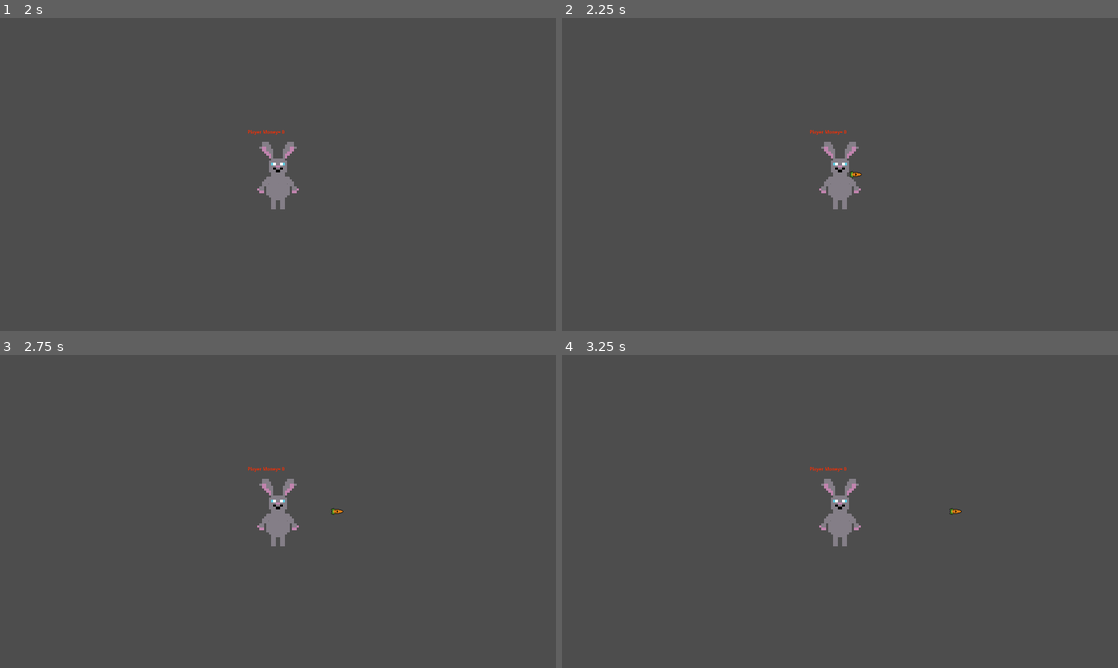
Above: before the commit, frames 1-4 (two rows, left to right).
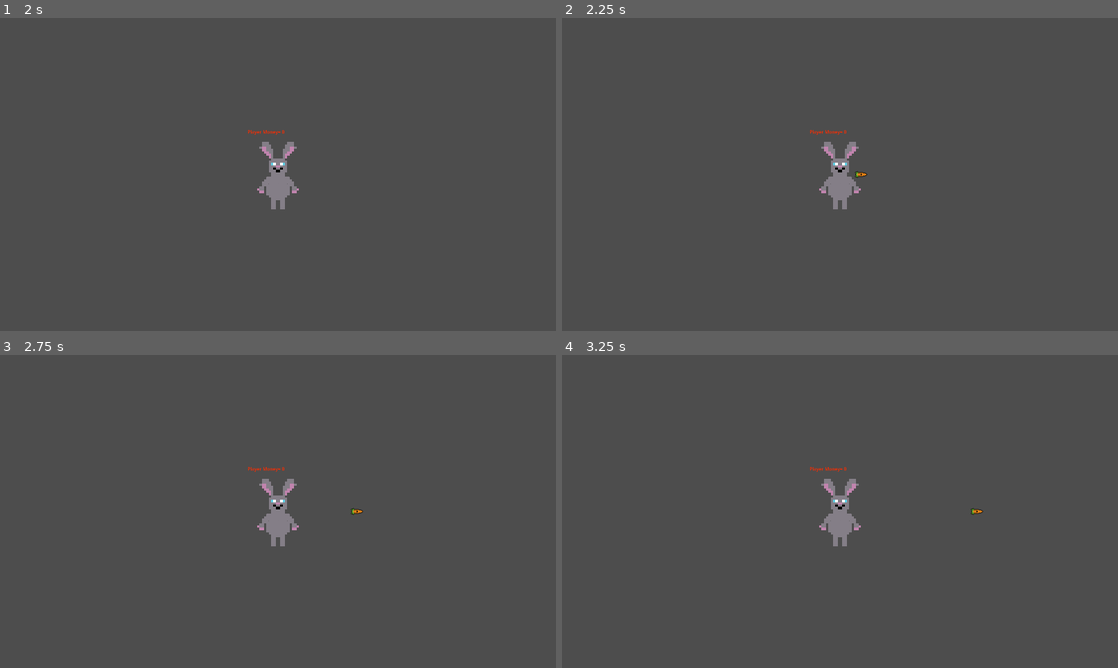
Above: after the commit, the same moments.

Repository: MNasert/Testgame_2
Game: Godot game, scene res://MenuScreens/MainMenu.tscn
Same seed, same stepped clock (60 frames per second), same inputs: the game is played once before the commit and once after it.
Inputs:
- Up to frame 1 (2 s): click "Level Selection" at 0.5 s; click "Level1" at 1.25 s
- Up to frame 2 (2.25 s): tap Enter at 2 s; hold D (right) from 2.03 s (still down); hold Space (shoot) from 2.03 s (still down)
- Up to frame 3 (2.75 s): keep holding D (right); keep holding Space (shoot)
- Up to frame 4 (3.25 s): release D (right) at 2.78 s; release Space (shoot) at 2.78 s; hold S (down) from 2.78 s (still down); tap Space (shoot) at 2.85 s

Frame 1 is identical in both runs. In frame 2, less than 0.1% of the frame differs, in the area x 51-55%, y 48-52%; in frame 3, less than 0.1%, in the area x 59-66%, y 48-52%; in frame 4, less than 0.1%.
Error after the commit: Invalid call to function 'is_playing' in base 'AnimatedSprite2D'. Expected 0 arguments. (res://Entities/Player.gd:42)

Commit message:
asdasda

Diff:
--- a/Entities/Player.gd
+++ b/Entities/Player.gd
@@ -37,6 +37,10 @@
 	if inputs[3]:
 		movevec.x += 1
 		$Body.flip_h = false
+	if not (inputs[2] or inputs[3]):
+		$Body.play("default")
+	elif not $Body.is_playing("walking"):
+		$Body.play("walking")
 	self.position += movevec * self.speed * delta
 
 func shoot(inputs: Array[bool]):
--- a/Graphics/Animations/Player.tres
+++ b/Graphics/Animations/Player.tres
@@ -1,6 +1,7 @@
-[gd_resource type="SpriteFrames" load_steps=7 format=3 uid="uid://cylcer5ribpdn"]
+[gd_resource type="SpriteFrames" load_steps=17 format=3 uid="uid://cylcer5ribpdn"]
 
 [ext_resource type="Texture2D" uid="uid://j6ua28qokx1a" path="res://Graphics/Animations/Data/Playerthing/playathing-Sheet.png" id="1_d0m41"]
+[ext_resource type="Texture2D" uid="uid://n8c58k0c5t5l" path="res://Graphics/Animations/Data/Playerthing/playathingwalking-Sheet.png" id="2_oq7hp"]
 
 [sub_resource type="AtlasTexture" id="AtlasTexture_op2n8"]
 atlas = ExtResource("1_d0m41")
@@ -21,6 +22,42 @@
 [sub_resource type="AtlasTexture" id="AtlasTexture_s2fb5"]
 atlas = ExtResource("1_d0m41")
 region = Rect2(2048, 0, 512, 512)
+
+[sub_resource type="AtlasTexture" id="AtlasTexture_k1jwm"]
+atlas = ExtResource("2_oq7hp")
+region = Rect2(0, 0, 512, 512)
+
+[sub_resource type="AtlasTexture" id="AtlasTexture_eol2a"]
+atlas = ExtResource("2_oq7hp")
+region = Rect2(512, 0, 512, 512)
+
+[sub_resource type="AtlasTexture" id="AtlasTexture_wlbir"]
+atlas = ExtResource("2_oq7hp")
+region = Rect2(1024, 0, 512, 512)
+
+[sub_resource type="AtlasTexture" id="AtlasTexture_bdqd6"]
+atlas = ExtResource("2_oq7hp")
+region = Rect2(1536, 0, 512, 512)
+
+[sub_resource type="AtlasTexture" id="AtlasTexture_ybwb2"]
+atlas = ExtResource("2_oq7hp")
+region = Rect2(2048, 0, 512, 512)
+
+[sub_resource type="AtlasTexture" id="AtlasTexture_8npqq"]
+atlas = ExtResource("2_oq7hp")
+region = Rect2(2560, 0, 512, 512)
+
+[sub_resource type="AtlasTexture" id="AtlasTexture_yca1c"]
+atlas = ExtResource("2_oq7hp")
+region = Rect2(3072, 0, 512, 512)
+
+[sub_resource type="AtlasTexture" id="AtlasTexture_bb83i"]
+atlas = ExtResource("2_oq7hp")
+region = Rect2(3584, 0, 512, 512)
+
+[sub_resource type="AtlasTexture" id="AtlasTexture_g4g25"]
+atlas = ExtResource("2_oq7hp")
+region = Rect2(4096, 0, 512, 512)
 
 [resource]
 animations = [{
@@ -43,4 +80,36 @@
 "loop": true,
 "name": &"default",
 "speed": 10.0
+}, {
+"frames": [{
+"duration": 1.0,
+"texture": SubResource("AtlasTexture_k1jwm")
+}, {
+"duration": 1.0,
+"texture": SubResource("AtlasTexture_eol2a")
+}, {
+"duration": 1.0,
+"texture": SubResource("AtlasTexture_wlbir")
+}, {
+"duration": 1.0,
+"texture": SubResource("AtlasTexture_bdqd6")
+}, {
+"duration": 1.0,
+"texture": SubResource("AtlasTexture_ybwb2")
+}, {
+"duration": 1.0,
+"texture": SubResource("AtlasTexture_8npqq")
+}, {
+"duration": 1.0,
+"texture": SubResource("AtlasTexture_yca1c")
+}, {
+"duration": 1.0,
+"texture": SubResource("AtlasTexture_bb83i")
+}, {
+"duration": 1.0,
+"texture": SubResource("AtlasTexture_g4g25")
+}],
+"loop": true,
+"name": &"walking",
+"speed": 5.0
 }]
Not shown, added: Graphics/Animations/Data/Playerthing/playathingwalking-Sheet.png.import
